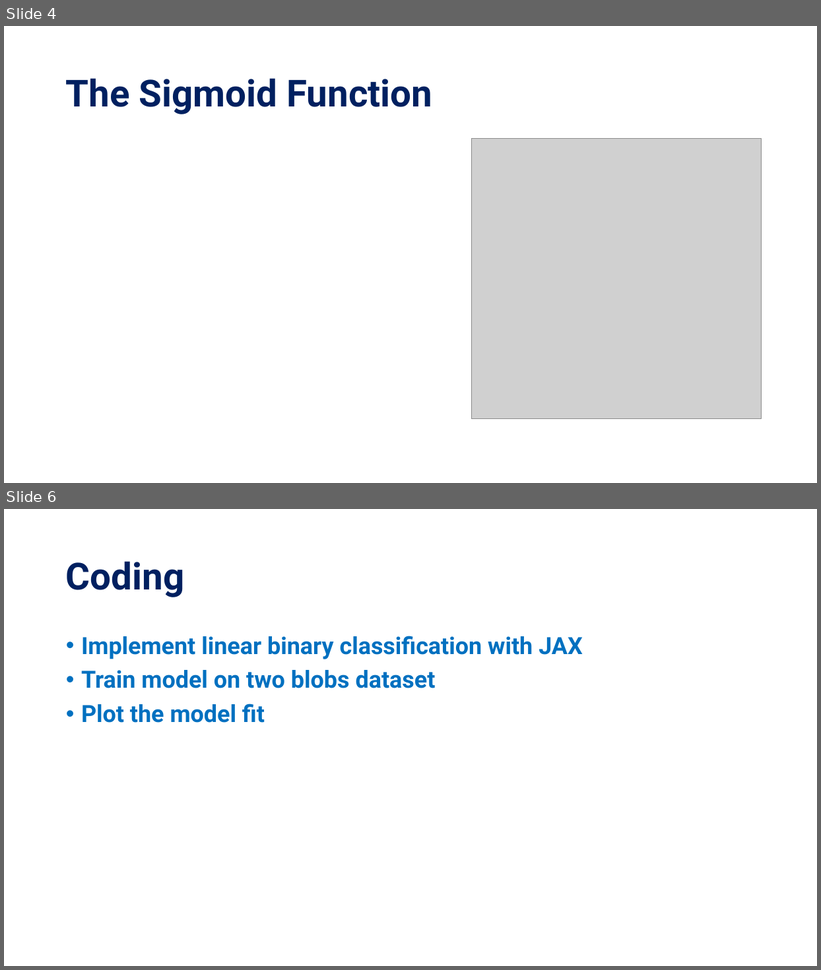
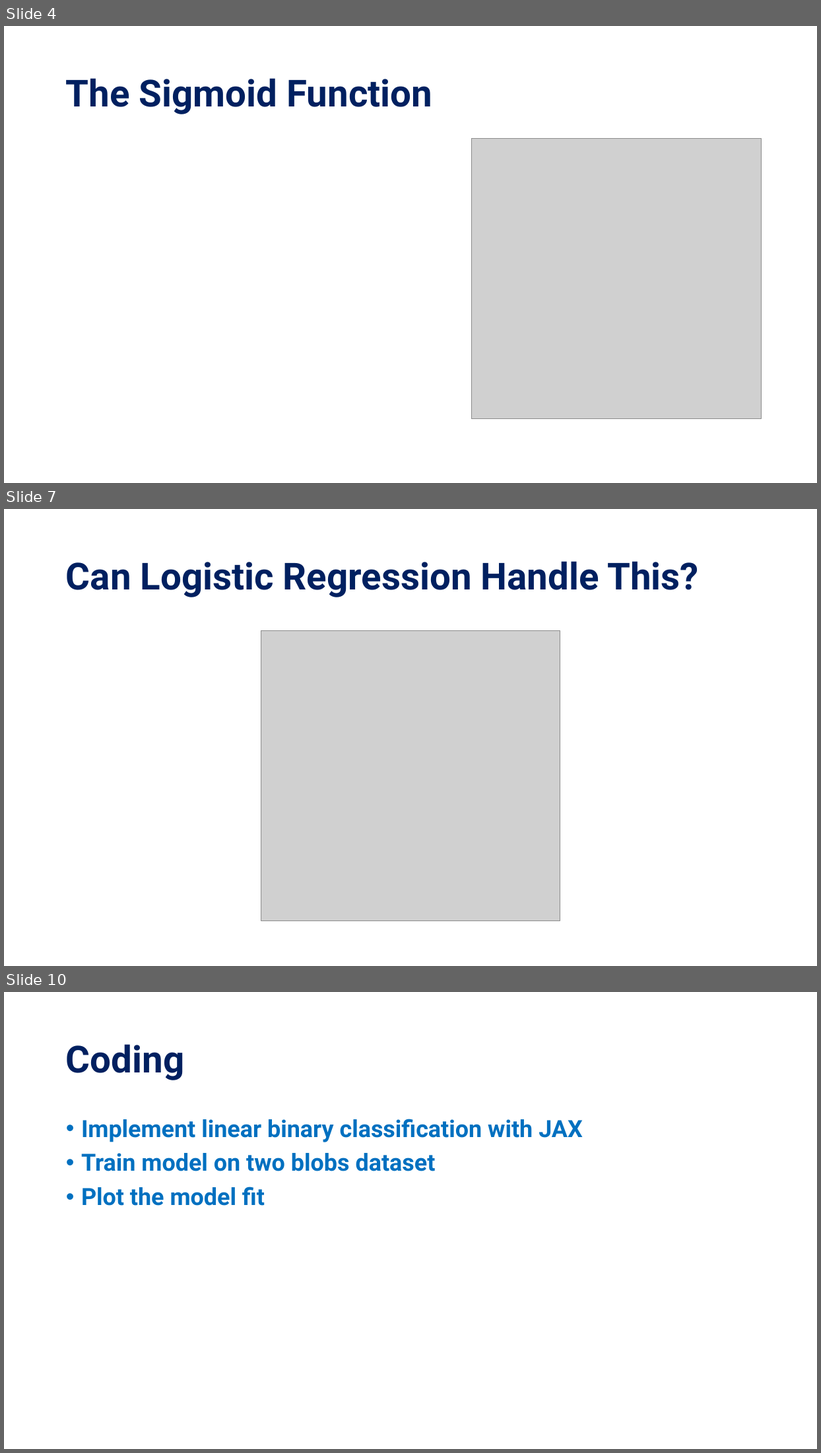
Before and after one commit to KISRDevelopment/python-ml-2025, a slide deck: slides/block9.pptx. Shown one above the other, each under a label of ours: slides 4 and 6 before the commit, slides 4, 7 and 10 after it; the slides between them are not shown. The pictures are 821x970 and 821x1453 pixels, drawn with LibreOffice and Linux fonts; fonts in the diff are those of the drawing; grey boxes stand for pictures. Boxes give left, top, right and bottom in pixels: in the first picture for what was removed or moved away, otherwise in the second. Text is boxed around its words. In the diff, an @@ line names an element or a change of style, - is before the commit and + after.

```diff
--- a/slides/block9.pptx
+++ b/slides/block9.pptx
@@ slide 7 added at [4, 509, 817, 966], background #FFFFFF @@
@@ title added at [66, 561, 699, 597], 44 pt, text #002060, bold @@
+Can Logistic Regression Handle This?
@@ picture added at [261, 631, 560, 921] @@
@@ what was slide 6 is now slide 10 @@
```
Also in this commit, not shown: 3 other slides added, 2 other files.
